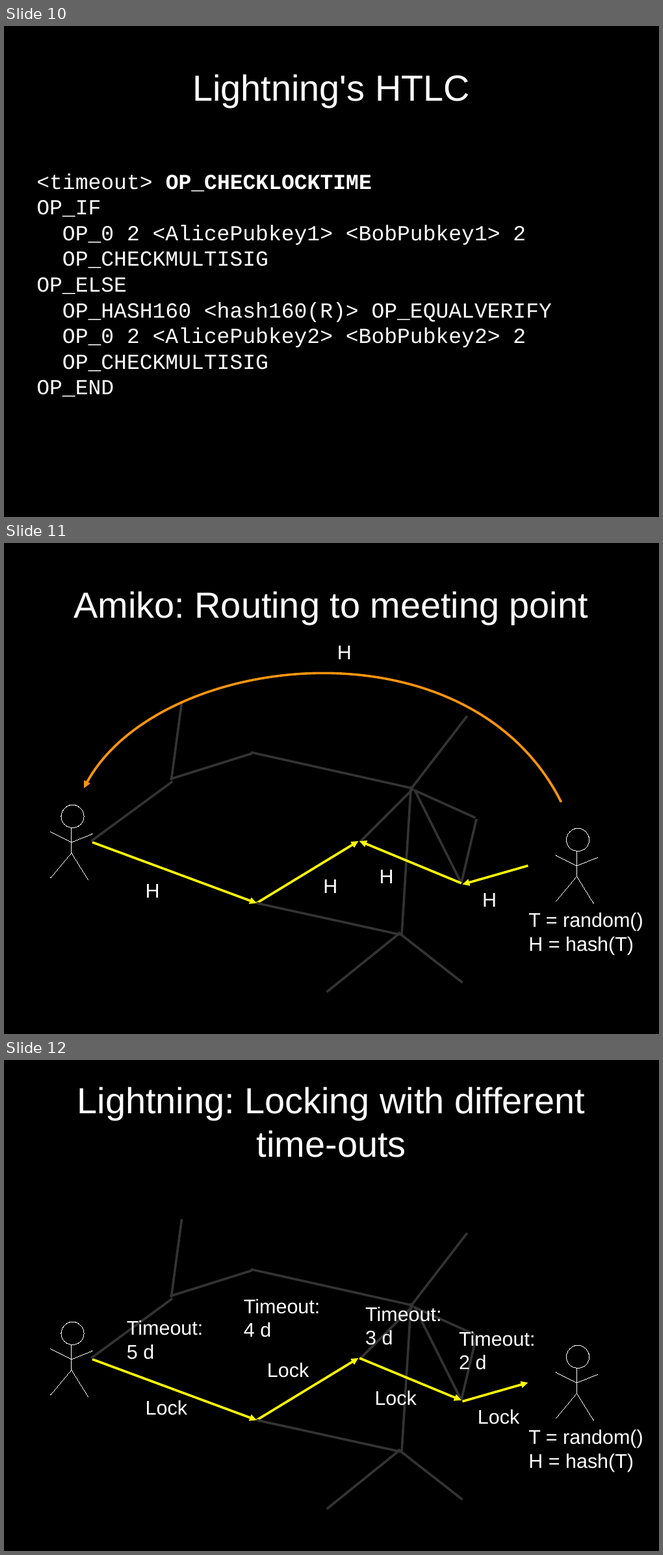
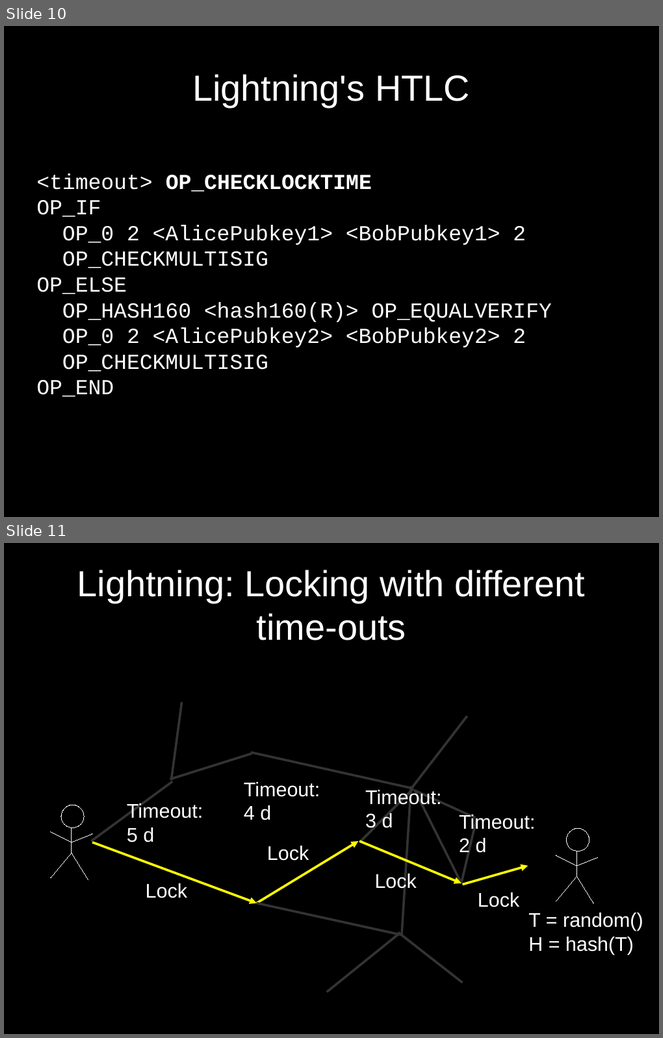
Before and after one commit to cornwarecjp/amiko-pay, a slide deck: doc/lightning-presentation.odp. Shown one above the other, each under a label of ours: slides 10, 11 and 12 before the commit, slides 10 and 11 after it. The pictures are 663x1555 and 663x1038 pixels, drawn with LibreOffice and Linux fonts; fonts in the diff are those of the drawing. Boxes give left, top, right and bottom in pixels: in the first picture for what was removed or moved away, otherwise in the second. Text is boxed around its words. In the diff, an @@ line names an element or a change of style, - is before the commit and + after.

```diff
--- a/doc/lightning-presentation.odp
+++ b/doc/lightning-presentation.odp
@@ slide 11 removed at box(4, 543, 659, 1034), background #000000 @@
@@ title removed at box(74, 591, 588, 624) @@
-Amiko: Routing to meeting point
@@ text removed at box(337, 646, 352, 659) @@
-H
@@ freeform shape removed at box(84, 674, 562, 802) @@
@@ line removed from (181, 702) to (171, 781) @@
@@ line removed from (467, 716) to (412, 787) @@
@@ line removed from (252, 754) to (170, 780) @@
@@ line removed from (251, 752) to (414, 789) @@
@@ line removed from (91, 841) to (172, 782) @@
@@ line removed from (360, 843) to (414, 789) @@
@@ line removed from (402, 936) to (412, 786) @@
@@ line removed from (462, 884) to (415, 790) @@
@@ line removed from (475, 819) to (416, 791) @@
@@ group removed at box(51, 805, 92, 880): 5 lines, 1 ellipse @@
@@ line removed from (477, 819) to (462, 884) @@
@@ arrow removed from (92, 843) to (257, 903) @@
@@ arrow removed from (257, 903) to (358, 841) @@
@@ arrow removed from (462, 884) to (360, 841) @@
@@ group removed at box(556, 828, 598, 903): 5 lines, 1 ellipse @@
@@ text removed at box(380, 870, 394, 884) @@
-H
@@ arrow removed from (529, 866) to (463, 885) @@
@@ text removed at box(146, 884, 160, 898) @@
-H
@@ text removed at box(323, 880, 337, 893) @@
-H
@@ text removed at box(482, 893, 497, 907) @@
-H
@@ line removed from (400, 935) to (257, 903) @@
@@ text removed at box(529, 913, 644, 955) @@
-T = random()
-H = hash(T)
@@ line removed from (399, 934) to (327, 993) @@
@@ line removed from (398, 933) to (463, 983) @@
@@ what was slide 12 is now slide 11 @@
```
Also in this commit, not shown: 3 slides changed, 1 slide added, 1 other slide removed.
